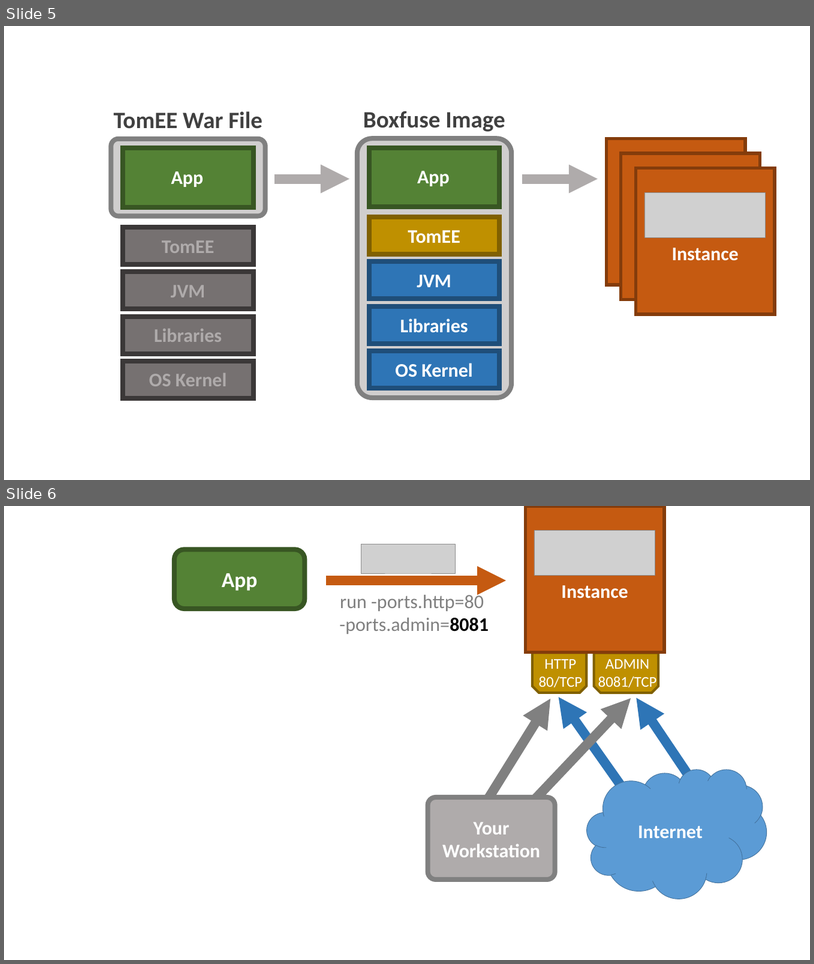
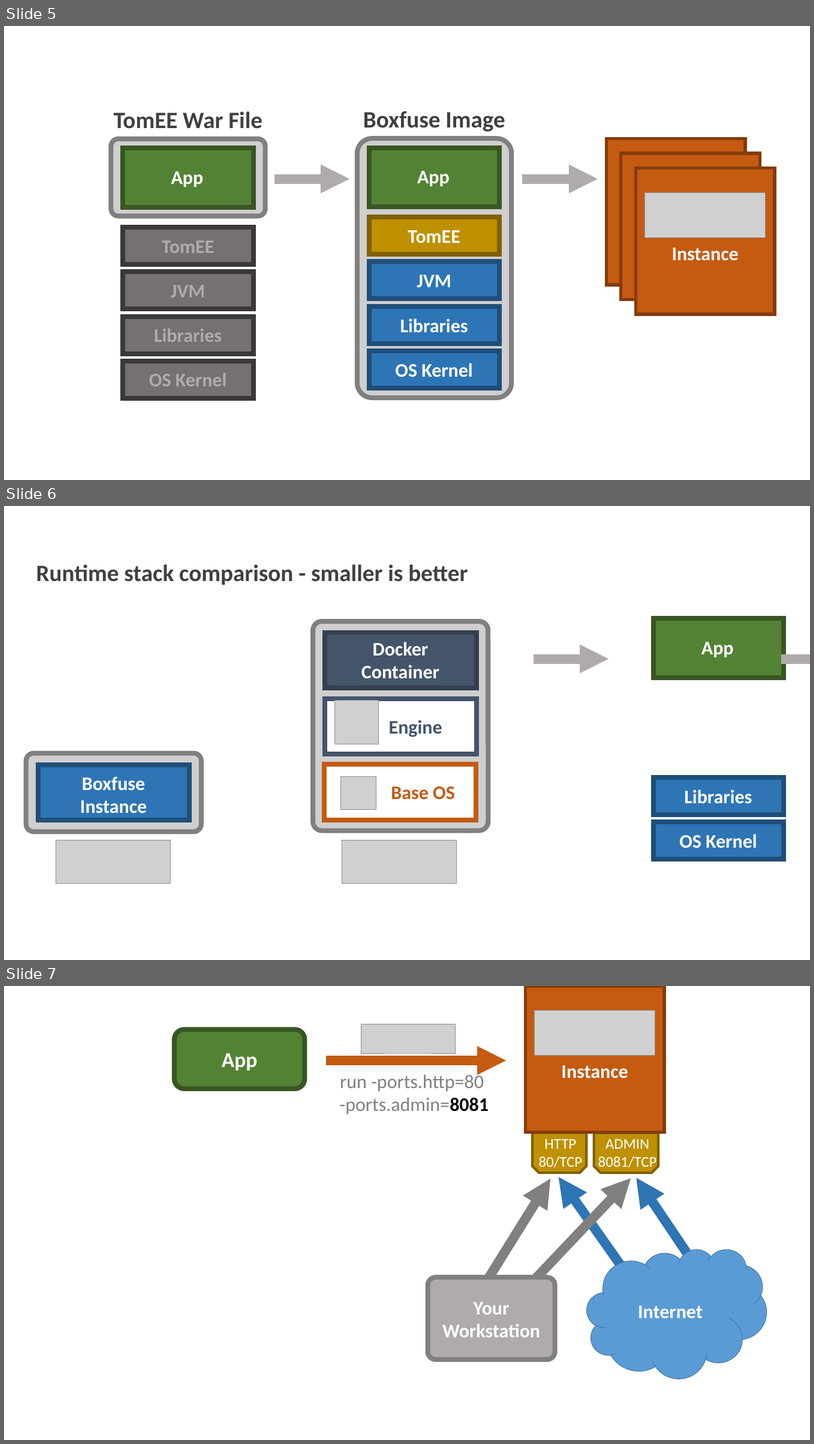
Before and after one commit to flyway/boxfuse.com, a slide deck: _sources/GettingStarted.pptx. Shown one above the other, each under a label of ours: slides 5 and 6 before the commit, slides 5, 6 and 7 after it. The pictures are 814x964 and 814x1444 pixels, drawn with LibreOffice and Linux fonts; fonts in the diff are those of the drawing; grey boxes stand for pictures. Boxes give left, top, right and bottom in pixels: in the first picture for what was removed or moved away, otherwise in the second. Text is boxed around its words. In the diff, an @@ line names an element or a change of style, - is before the commit and + after.

Commit message:
Added Docker comparison page

```diff
--- a/_sources/GettingStarted.pptx
+++ b/_sources/GettingStarted.pptx
@@ slide 6 added at (4, 506, 810, 960), background #FFFFFF @@
@@ text added at (36, 564, 468, 585), 44 pt, text #404040, bold @@
+Runtime stack comparison - smaller is better
@@ rounded rectangle added at (313, 621, 488, 830), fill #D0CECE, outline #808080 9 pt @@
@@ rectangle added at (653, 619, 784, 678), fill #548235, outline #385723 9 pt @@
@@ rectangle added at (325, 633, 477, 688), fill #44546A, outline #333F50 9 pt @@
@@ rectangle added at (328, 634, 473, 685), fill #44546A, 36 pt, text #FFFFFF, bold @@
+Docker
+Container
@@ text added at (702, 642, 734, 657), 36 pt, text #FFFFFF, bold @@
+App
@@ arrow added from (534, 659) to (609, 659), #AFABAB 18 pt @@
@@ arrow added from (782, 659) to (810, 659), #AFABAB 18 pt @@
@@ rectangle added at (325, 699, 477, 754), fill #FFFFFF, outline #44546A 9 pt @@
@@ picture added at (335, 700, 378, 744) @@
@@ text added at (389, 720, 443, 737), 36 pt, text #44546A, bold @@
+Engine
@@ rounded rectangle added at (26, 753, 201, 831), fill #D0CECE, outline #808080 9 pt @@
@@ rectangle added at (38, 765, 190, 820), fill #2E75B6, outline #1F4E79 9 pt @@
@@ rectangle added at (324, 764, 476, 819), fill #FFFFFF, outline #C55A11 9 pt @@
@@ text added at (80, 776, 147, 813), 36 pt, text #FFFFFF, bold @@
+Boxfuse
+Instance
@@ picture added at (341, 776, 376, 808) @@
@@ text added at (391, 786, 455, 799), 36 pt, text #C55A11, bold @@
+Base OS
@@ rectangle added at (653, 777, 784, 814), fill #2E75B6, outline #1F4E79 9 pt @@
@@ text added at (684, 789, 752, 804), 36 pt, text #FFFFFF, bold @@
+Libraries
@@ rectangle added at (653, 822, 784, 859), fill #2E75B6, outline #1F4E79 9 pt @@
@@ picture added at (56, 840, 170, 883) @@
@@ picture added at (342, 840, 457, 883) @@
@@ text added at (680, 834, 757, 848), 36 pt, text #FFFFFF, bold @@
+OS Kernel
@@ what was slide 6 is now slide 7 @@
```
Also in this commit, not shown: 10 other files.
